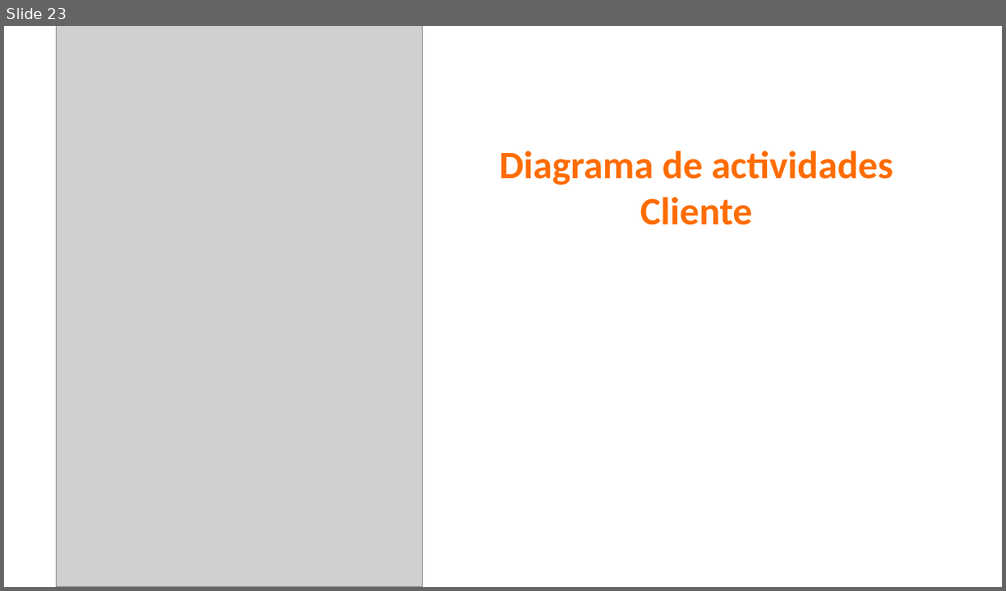
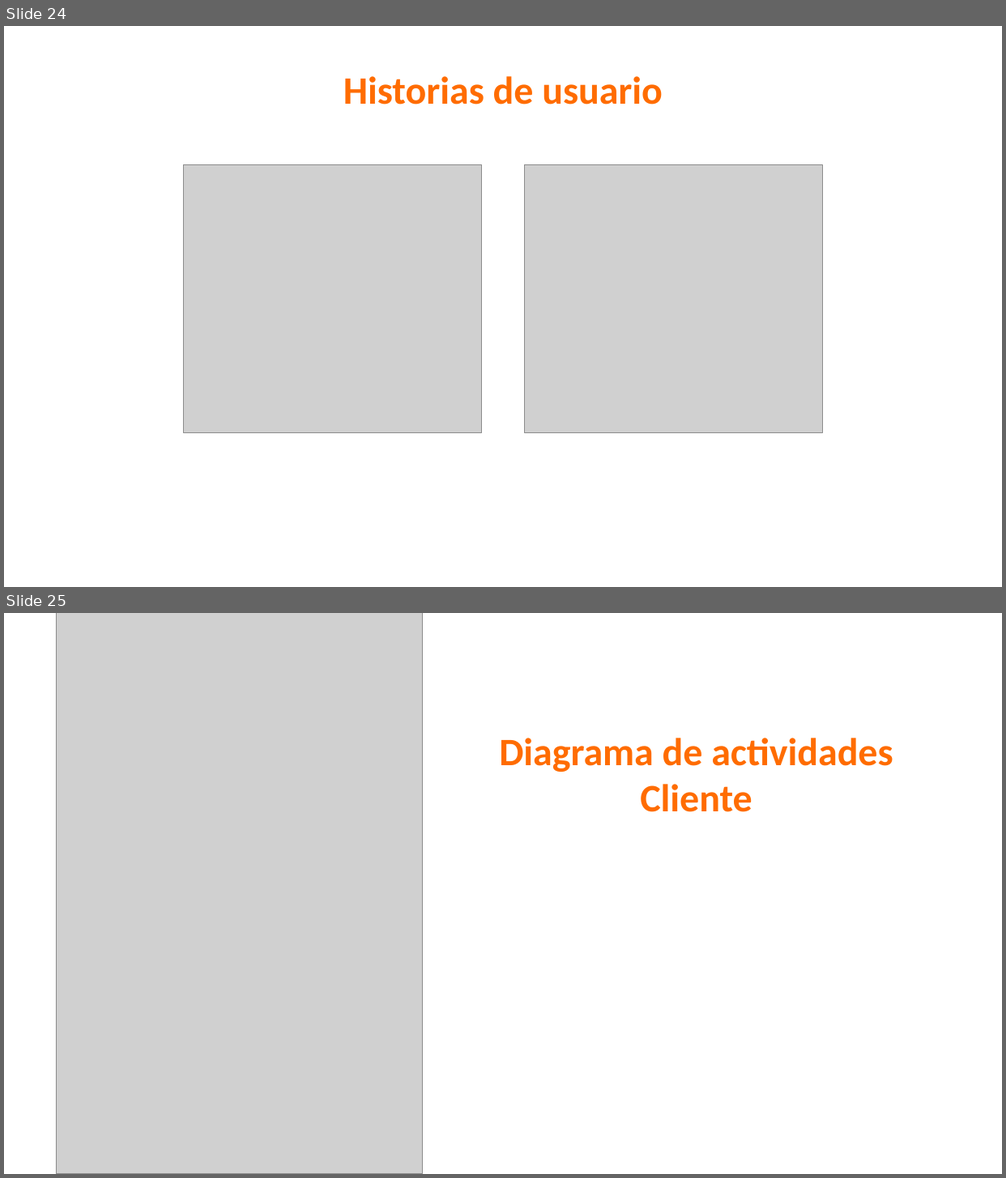
Before and after one commit to yeseniaquejada/SERVICE_MARKET, a slide deck: PROYECTO FORMATIVO.pptx. Shown one above the other, each under a label of ours: slide 23 before the commit, slides 24 and 25 after it. The pictures are 1006x591 and 1006x1178 pixels, drawn with LibreOffice and Linux fonts; fonts in the diff are those of the drawing; grey boxes stand for pictures; background and template pictures are left out. Boxes give left, top, right and bottom in pixels: in the first picture for what was removed or moved away, otherwise in the second. Text is boxed around its words. In the diff, an @@ line names an element or a change of style, - is before the commit and + after.

```diff
--- a/PROYECTO FORMATIVO.pptx
+++ b/PROYECTO FORMATIVO.pptx
@@ slide 24 added at bbox=[4, 26, 1002, 587], background picture (left out) @@
@@ text added at bbox=[343, 76, 663, 105], 37.3 pt, text #FF6C00, bold @@
+Historias de usuario
@@ picture added at bbox=[184, 165, 482, 433] @@
@@ picture added at bbox=[524, 165, 822, 433] @@
@@ what was slide 23 is now slide 25 @@
```
Also in this commit, not shown: 1 slide changed, 1 other slide added.
